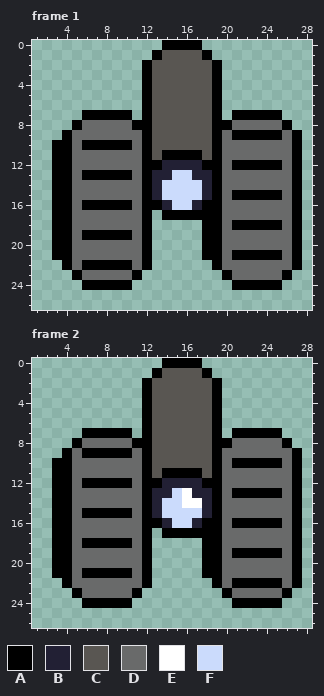
Pixel-art file -- Assets/Sprites/Sprite originals/Ranged_Enemy_Down_Movement.ase. The picture above was drawn from the file before the commit.
32x32 pixels, 2 frames. Shown: frame 1: x 1..28, y 0..26; frame 2: x 1..28, y 0..26.
Visible layers, top first: "Lens", "Treads", "Color", "Layer 1", "Wheels".
Palette (. is transparent): A #000000  B #222034  C #595652  D #696a6a  E #ffffff  F #cbdbfc
Pixels before, frame 1, first column x 3:
 0 ...........AAAA..........
 1 ..........ACCCCA.........
 2 .........ACCCCCCA........
 3 .........ACCCCCCA........
 4 .........ACCCCCCA........
 5 .........ACCCCCCA........
 6 .........ACCCCCCA........
 7 ...AAAAA.ACCCCCCA.AAAAA..
 8 ..ADDDDDAACCCCCCAADDDDDA.
 9 .ADDDDDDDACCCCCCADAAAAADA
10 AADAAAAADACCCCCCADDDDDDDA
11 AADDDDDDDACAAAACADDDDDDDA
12 AADDDDDDDAABBBBAADAAAAADA
13 AADAAAAADABBFFBBADDDDDDDA
14 AADDDDDDDABFFFFBADDDDDDDA
15 AADDDDDDDABFFFFBADAAAAADA
16 AADAAAAADAABFFBAADDDDDDDA
17 AADDDDDDDA.AAAAAADDDDDDDA
18 AADDDDDDDA.....AADAAAAADA
19 AADAAAAADA.....AADDDDDDDA
20 AADDDDDDDA.....AADDDDDDDA
21 AADDDDDDDA.....AADAAAAADA
22 .ADAAAAADA......ADDDDDDDA
23 ..ADDDDDA........ADDDDDA.
24 ...AAAAA..........AAAAA..
Pixels before, frame 2, first column x 3:
 0 ...........AAAA..........
 1 ..........ACCCCA.........
 2 .........ACCCCCCA........
 3 .........ACCCCCCA........
 4 .........ACCCCCCA........
 5 .........ACCCCCCA........
 6 .........ACCCCCCA........
 7 ...AAAAA.ACCCCCCA.AAAAA..
 8 ..ADDDDDAACCCCCCAADDDDDA.
 9 .ADAAAAADACCCCCCADDDDDDDA
10 AADDDDDDDACCCCCCADAAAAADA
11 AADDDDDDDACAAAACADDDDDDDA
12 AADAAAAADAABBBBAADDDDDDDA
13 AADDDDDDDABBFEBBADAAAAADA
14 AADDDDDDDABFFEEBADDDDDDDA
15 AADAAAAADABFFFFBADDDDDDDA
16 AADDDDDDDAABFFBAADAAAAADA
17 AADDDDDDDA.AAAAAADDDDDDDA
18 AADAAAAADA.....AADDDDDDDA
19 AADDDDDDDA.....AADAAAAADA
20 AADDDDDDDA.....AADDDDDDDA
21 AADAAAAADA.....AADDDDDDDA
22 .ADDDDDDDA......ADAAAAADA
23 ..ADDDDDA........ADDDDDA.
24 ...AAAAA..........AAAAA..
New version:
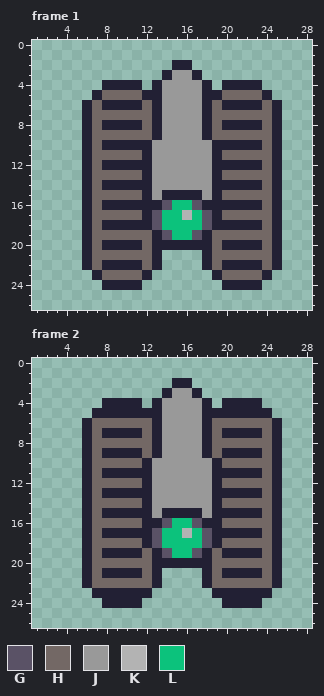
Colours new in this view: G #5a5266  H #736865  J #999999  K #b3b3b3  L #0cc27c
From old to new:
layer "Body" added
layer "Color" removed
layer "Lens" removed
Changed rows in their new state; - is an unchanged pixel.
Frame 1:
first column x 3:
 0 -----------....----------
 1 ----------......---------
 2 ---------...BB...--------
 3 ---------..BJJB..--------
 4 -----BBBB.BJJJJB.BBBB----
 5 ----BHHHHBBJJJJBBHHHHB---
 6 ---BHBBBBHBJJJJBHBBBBHB--
 7 ---BHHHHHHBJJJJBHHHHHHB--
 8 --.BHBBBBHBJJJJBHBBBBHB.-
 9 -..BHHHHHHBJJJJBHHHHHHB..
10 ...BHBBBBBJJJJJJBBBBBHB..
11 ...BHHHHHBJJJJJJBHHHHHB..
12 ...BHBBBBBJJJJJJBBBBBHB..
13 ...BHHHHHBJJJJJJBHHHHHB..
14 ...BHBBBBBJJJJJJBBBBBHB..
15 ...BHHHHHBJBBBBJBHHHHHB..
16 ...BHBBBBBBGLLGBBBBBBHB..
17 ...BHHHHHBGLLKLGBHHHHHB..
18 ...BHBBBBBGLLLLGBBBBBHB..
19 ...BHHHHHHBGLLGBHHHHHHB..
20 ...BHBBBBHBBBBBBHBBBBHB..
21 ...BHHHHHHB----BHHHHHHB..
22 -..BHBBBBHB----BHBBBBHB..
23 --..BHHHHB------BHHHHB..-
24 ---..BBBB--------BBBB..--
Frame 2:
first column x 3:
 0 -----------....----------
 1 ----------......---------
 2 ---------...BB...--------
 3 ---------..BJJB..--------
 4 -----BBBB.BJJJJB.BBBB----
 5 ----BBBBBBBJJJJBBBBBBB---
 6 ---BHHHHHHBJJJJBHHHHHHB--
 7 ---BHBBBBHBJJJJBHBBBBHB--
 8 --.BHHHHHHBJJJJBHHHHHHB.-
 9 -..BHBBBBHBJJJJBHBBBBHB..
10 ...BHHHHHBJJJJJJBHHHHHB..
11 ...BHBBBBBJJJJJJBBBBBHB..
12 ...BHHHHHBJJJJJJBHHHHHB..
13 ...BHBBBBBJJJJJJBBBBBHB..
14 ...BHHHHHBJJJJJJBHHHHHB..
15 ...BHBBBBBJBBBBJBBBBBHB..
16 ...BHHHHHBBGLLGBBHHHHHB..
17 ...BHBBBBBGLLKLGBBBBBHB..
18 ...BHHHHHBGLLLLGBHHHHHB..
19 ...BHBBBBHBGLLGBHBBBBHB..
20 ...BHHHHHHBBBBBBHHHHHHB..
21 ...BHBBBBHB----BHBBBBHB..
22 -..BHHHHHHB----BHHHHHHB..
23 --..BBBBBB------BBBBBB..-
24 ---..BBBB--------BBBB..--
Changed places in both pictures, as pixel boxes (x1, y1, x2, y2):
changed: (52, 40, 302, 290)
changed: (52, 358, 302, 608)
